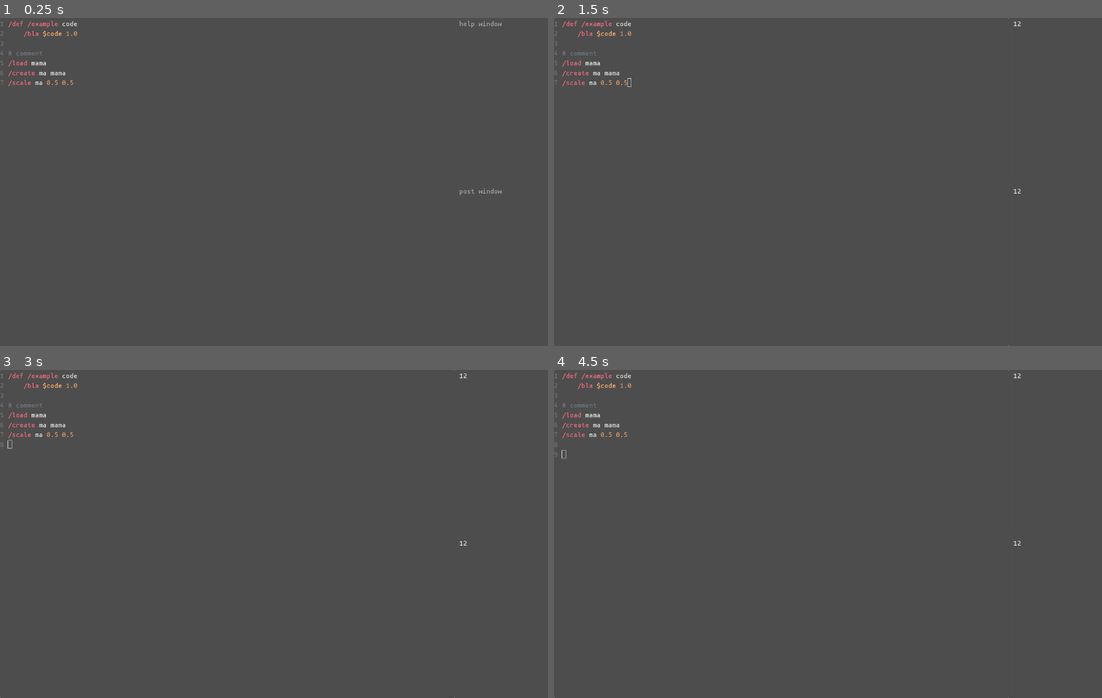
Above: before the commit, frames 1-4 (two rows, left to right).
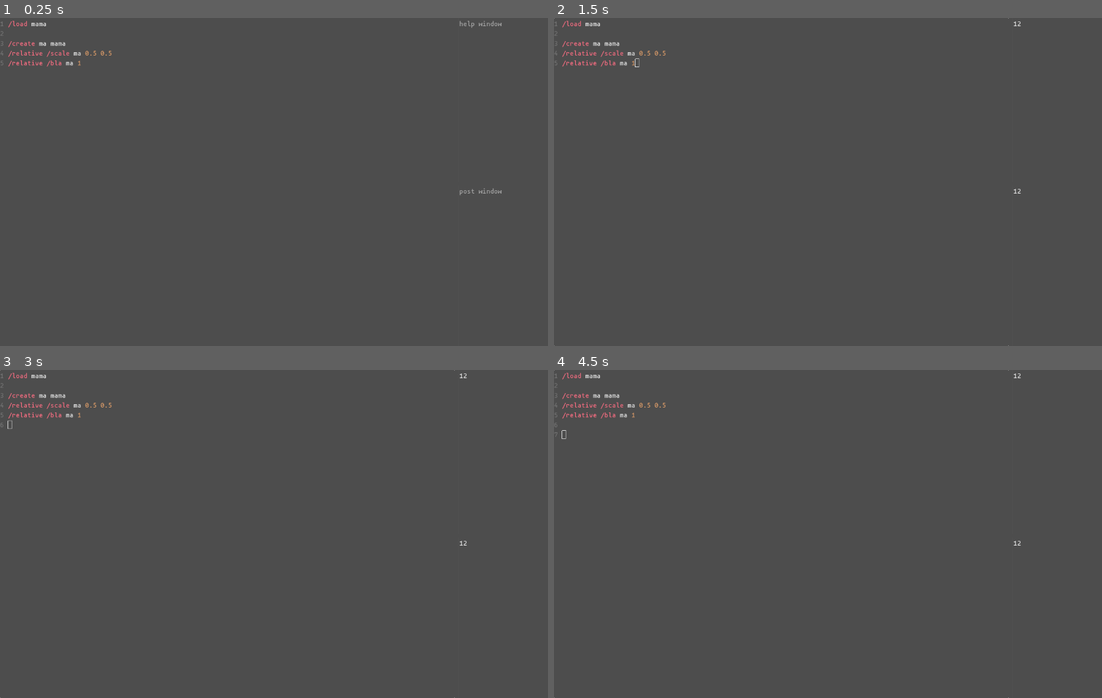
Above: after the commit, the same moments.

Repository: loopier/animatron
Game: Godot game, scene res://main.tscn
Two runs of this game, one before a commit and one after it. Both use one fixed random seed, a clock stepped at 60 frames per second and the inputs below.
Inputs (mouse positions are in pixels of both pictures, inside the frame that each line leads up to):
- Up to frame 1 (0.25 s): no input
- Up to frame 2 (1.5 s): click (1058, 100) at 0.52 s; type "12" at 0.6 s; click (1058, 267) at 0.75 s; type "12" at 0.83 s; tap Enter at 1.25 s; move the mouse to (948, 165) at 1.27 s; tap Alt at 1.35 s; click (948, 165) at 1.42 s
- Up to frame 3 (3 s): tap Space at 2 s; drag from (164, 550) to (246, 599) at 2.02 s; tap Enter at 2.75 s; move the mouse to (328, 461) at 2.77 s; tap Shift at 2.85 s; click (328, 461) at 2.92 s
- Up to frame 4 (4.5 s): tap Space at 3.5 s; drag from (800, 599) to (663, 484) at 3.52 s; tap Enter at 4.25 s; move the mouse to (992, 583) at 4.27 s; tap Ctrl at 4.35 s; click (992, 583) at 4.42 s

The runs differ from the first frame. In frame 1, 0.6% of the frame differs, in the area x 0-21%, y 0-21%; in frame 2, 0.6%; in frame 3, 0.6%; in frame 4, 0.6%, in the area x 0-21%, y 0-28%.

Commit message:
Add `/relative` - not yet fully implemented

Diff:
--- a/CommandInterface.gd
+++ b/CommandInterface.gd
@@ -76,6 +76,7 @@
 	"/routine": addRoutine,
 	"/state": addState,
 	"/post": post,
+	"/relative": setRelativeProperty,
 }
 
 ## Custom command definitions
@@ -611,6 +612,28 @@
 	var animation = result.value.get_node("Animation")
 	return toggleProperty(property, animation)
 
+func setRelativeProperty(args: Array) -> Status:
+	var result = getActor(args[1])
+	if result.isError(): return result
+	var actor = result.value
+	var property = args[0]
+	var values = args.slice(2)
+	if property.begins_with("/"): property = property.substr(1)
+	property = property.replace("/", "_")
+	var object = actor if actor.has_method("get_"+property) else actor.get_node("Animation")
+	var currentValue = object.get(property)
+	Log.debug("property: %s.%s" % [object.name, property])
+	Log.debug("values: %s -> %s" % [currentValue, values])
+	if currentValue == null: return Status.error("Property not found: %s.%s" % [object.name, property])
+	match typeof(currentValue):
+		TYPE_ARRAY:
+			object.set(property, currentValue + values)
+		TYPE_VECTOR2, TYPE_VECTOR3, TYPE_VECTOR4:
+			setNodePropertyWithVector(object, property, values)
+		_:
+			object.set(property, currentValue + values[0])
+	return Status.ok(object.get(property))
+
 func callActorMethod(method, args) -> Status:
 	var result = getActor(args[0])
 	if result.isError(): return result
--- a/main.tscn
+++ b/main.tscn
@@ -32,13 +32,11 @@
 size_flags_horizontal = 3
 size_flags_vertical = 3
 theme = ExtResource("3_fotw2")
-text = "/def /example code
-	/bla $code 1.0
+text = "/load mama
 
-# comment
-/load mama
 /create ma mama
-/scale ma 0.5 0.5"
+/relative /scale ma 0.5 0.5
+/relative /bla ma 1"
 placeholder_text = "code editor"
 highlight_all_occurrences = true
 syntax_highlighter = SubResource("CodeHighlighter_833ra")
Not shown, changed: sc/osc-test.scd
